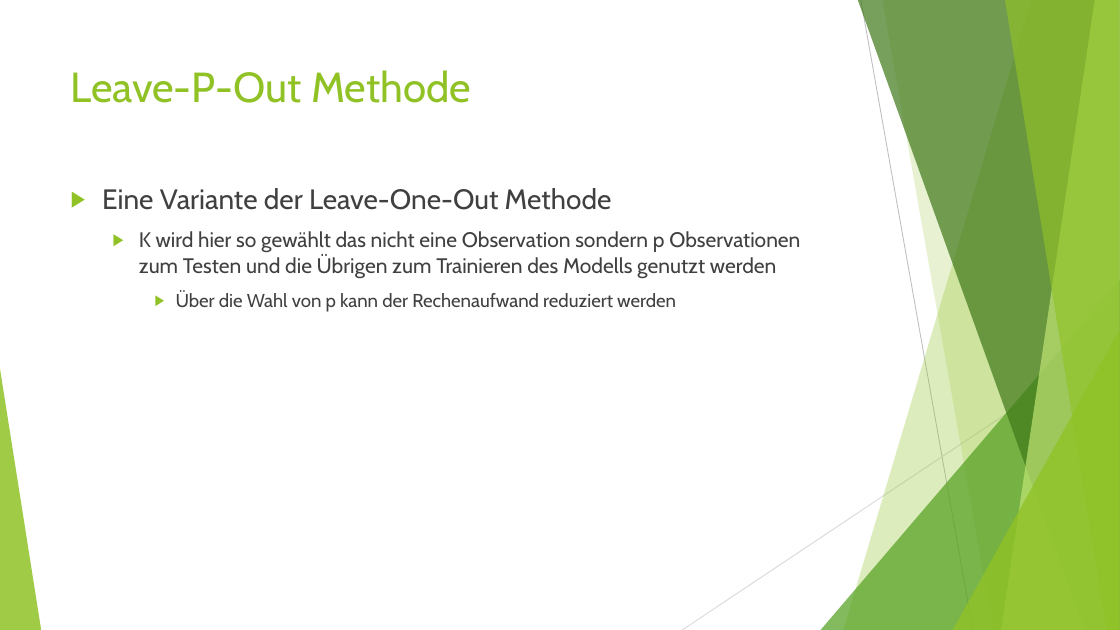
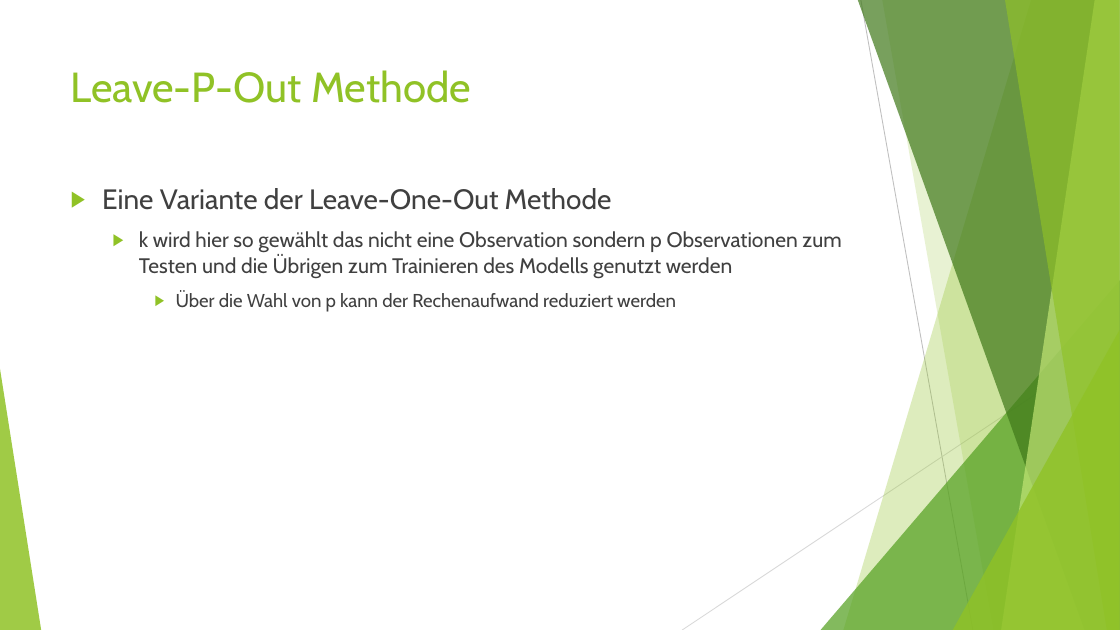
Before and after one commit to Geosoft2/geosoft2-2021, a slide deck: slide 14 of Cross-validation/presentation/Methoden zur Kreuzvalidierung.odp. Drawn at 1120x630 pixels with LibreOffice and Linux fonts; fonts in the diff are those of the drawing. Boxes give left, top, right and bottom in pixels: in the first picture for what was removed or moved away, otherwise in the second. Text is boxed around its words. In the diff, an @@ line names an element or a change of style, - is before the commit and + after.

```diff
--- a/Cross-validation/presentation/Methoden zur Kreuzvalidierung.odp
+++ b/Cross-validation/presentation/Methoden zur Kreuzvalidierung.odp
@@ text at (x1=139, y1=231, x2=841, y2=279): text changed @@
-  ▶ K wird hier so gewählt das nicht eine Observation sondern p Observationen zum Testen und die Übrigen zum Trainieren des Modells genutzt werden
+  ▶ k wird hier so gewählt das nicht eine Observation sondern p Observationen zum Testen und die Übrigen zum Trainieren des Modells genutzt werden
```
Also in this commit, not shown: 1 other slide changed.
